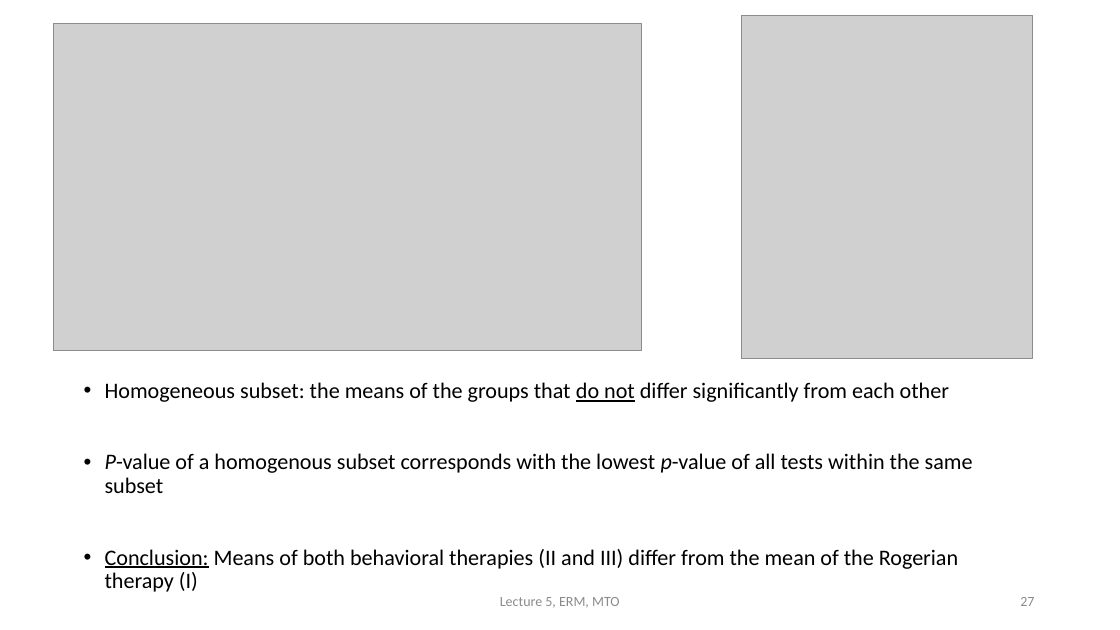
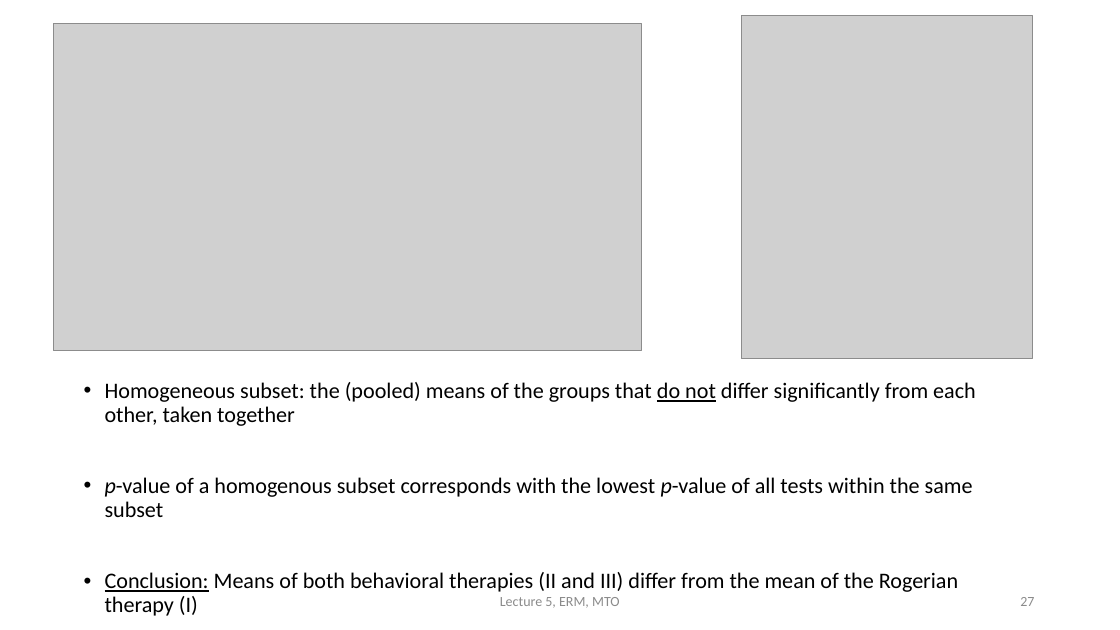
Before and after one commit to cjvanlissa/erm, a slide deck: slide 27 of HC05/HC5_EN.pptx. Drawn at 1120x630 pixels with LibreOffice and Linux fonts; fonts in the diff are those of the drawing; grey boxes stand for pictures. Boxes give left, top, right and bottom in pixels: in the first picture for what was removed or moved away, otherwise in the second. Text is boxed around its words. In the diff, an @@ line names an element or a change of style, - is before the commit and + after.

```diff
--- a/HC05/HC5_EN.pptx
+++ b/HC05/HC5_EN.pptx
@@ text at bbox=[105, 382, 976, 517]: text changed @@
-• Homogeneous subset: the means of the groups that do not differ significantly from each other
-• P-value of a homogenous subset corresponds with the lowest p-value of all tests within the same subset
+• Homogeneous subset: the (pooled) means of the groups that do not differ significantly from each other, taken together
+• p-value of a homogenous subset corresponds with the lowest p-value of all tests within the same subset
```
Also in this commit, not shown: 2 other slides changed.
